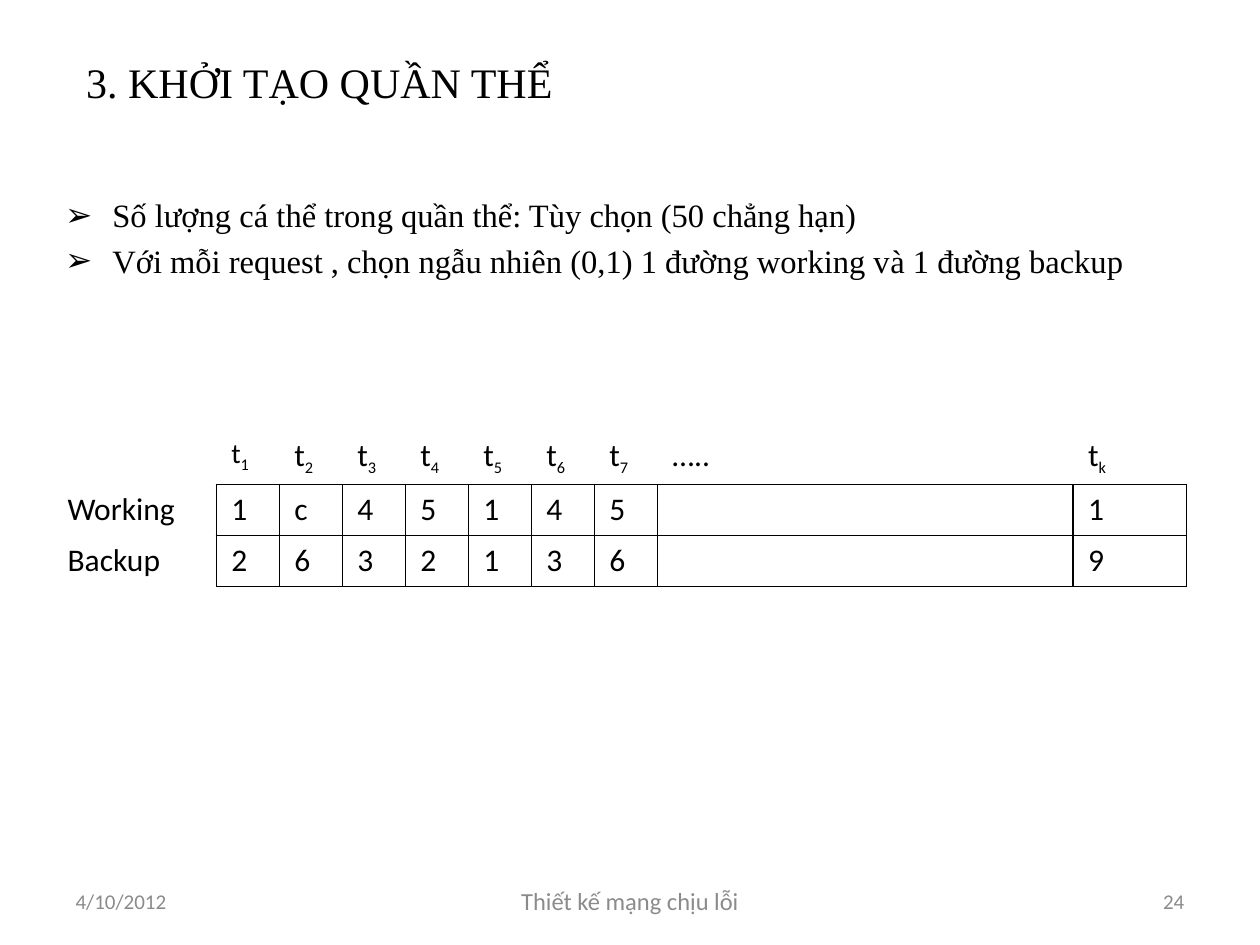
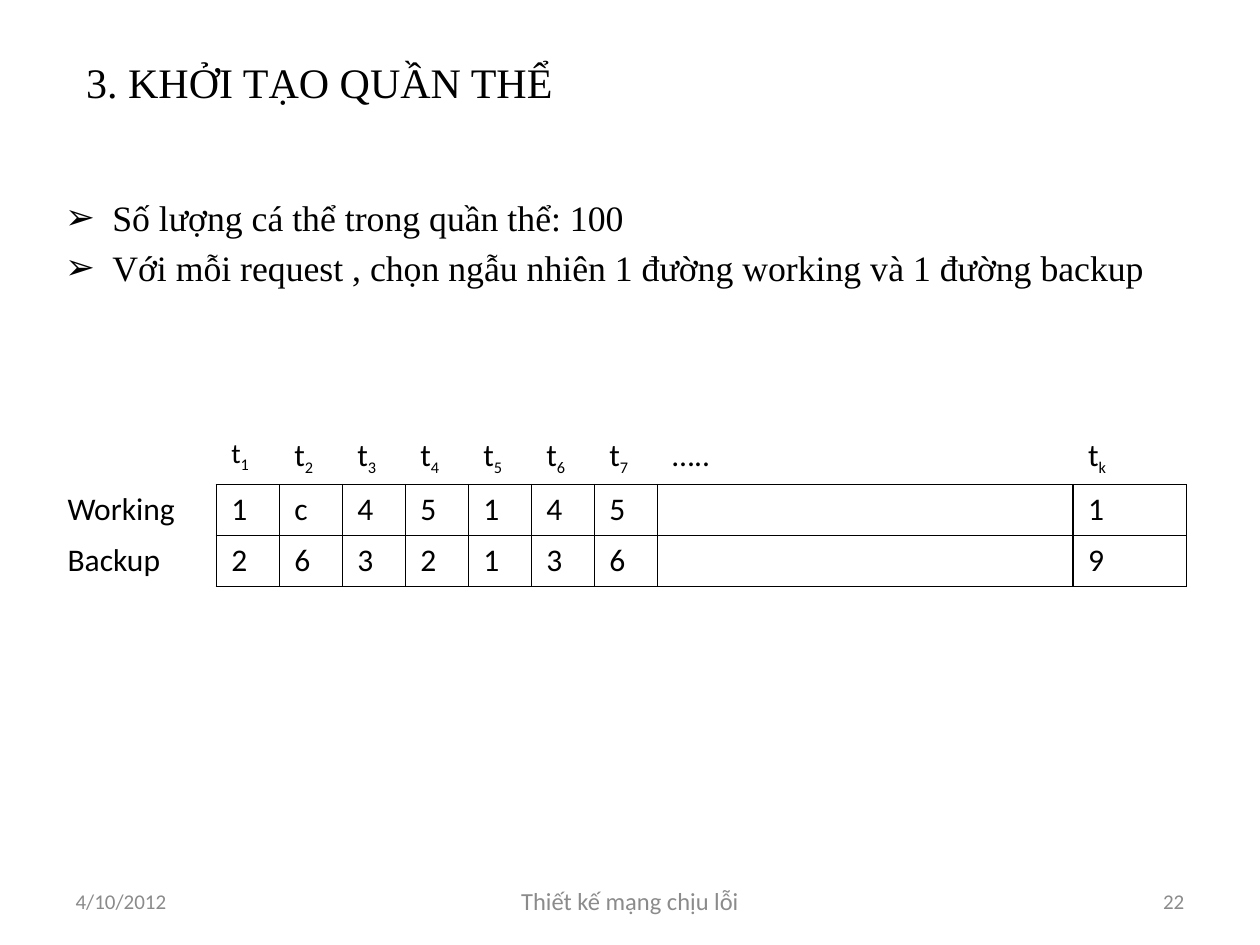
Before and after one commit to luongnv89/GAMSOND, a slide deck: slide 22 of Presents/Luongnv.Intro6.0.pptx (slide 24 before the commit). Drawn at 1260x945 pixels with LibreOffice and Linux fonts; fonts in the diff are those of the drawing. Boxes give left, top, right and bottom in pixels: in the first picture for what was removed or moved away, otherwise in the second. Text is boxed around its words. In the diff, an @@ line names an element or a change of style, - is before the commit and + after.

```diff
--- a/Presents/Luongnv.Intro6.0.pptx
+++ b/Presents/Luongnv.Intro6.0.pptx
@@ text at bbox=[112, 205, 1144, 288]: text changed; size 18.6 to 20.4 pt @@
-➢ Số lượng cá thể trong quần thể: Tùy chọn (50 chẳng hạn)
-➢ Với mỗi request , chọn ngẫu nhiên (0,1) 1 đường working và 1 đường backup
+➢ Số lượng cá thể trong quần thể: 100
+➢ Với mỗi request , chọn ngẫu nhiên 1 đường working và 1 đường backup
@@ page number at bbox=[1163, 895, 1184, 909]: text changed @@
-24
+22
```
Also in this commit, not shown: 8 other slides changed, 8 slides removed.
